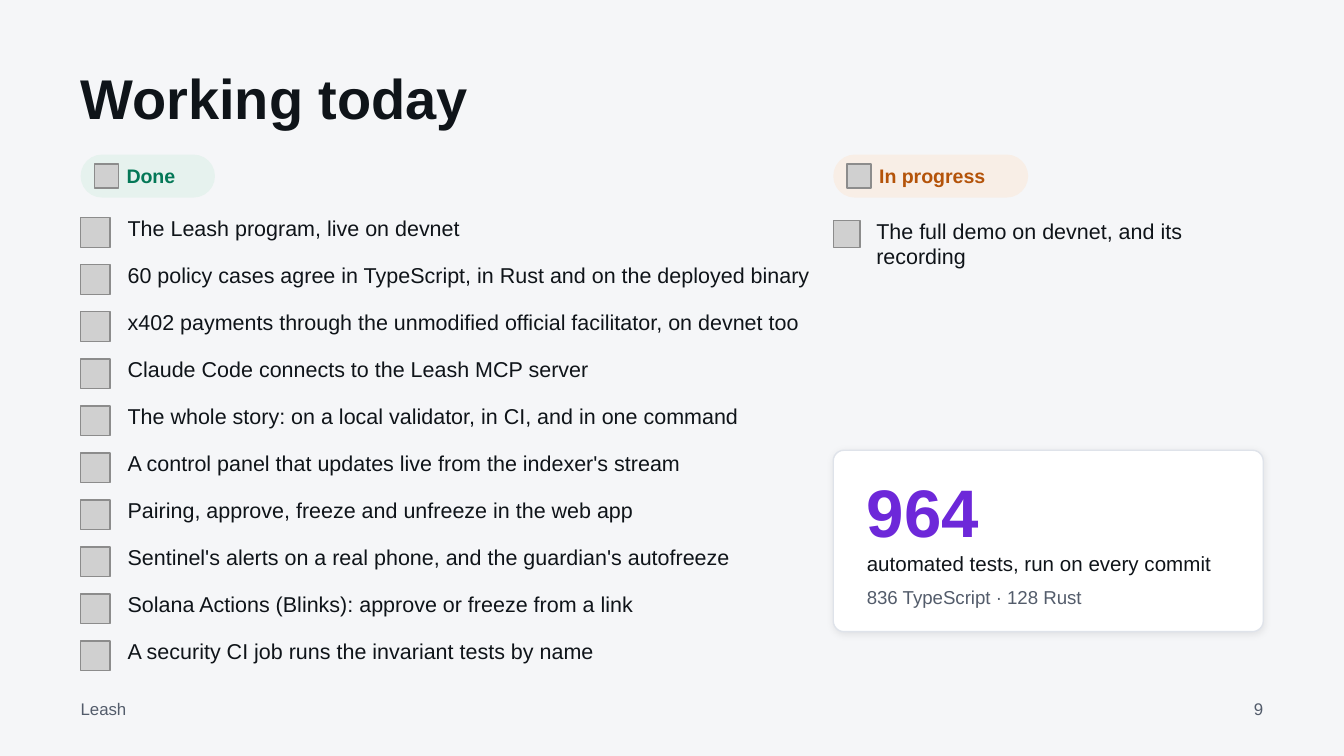
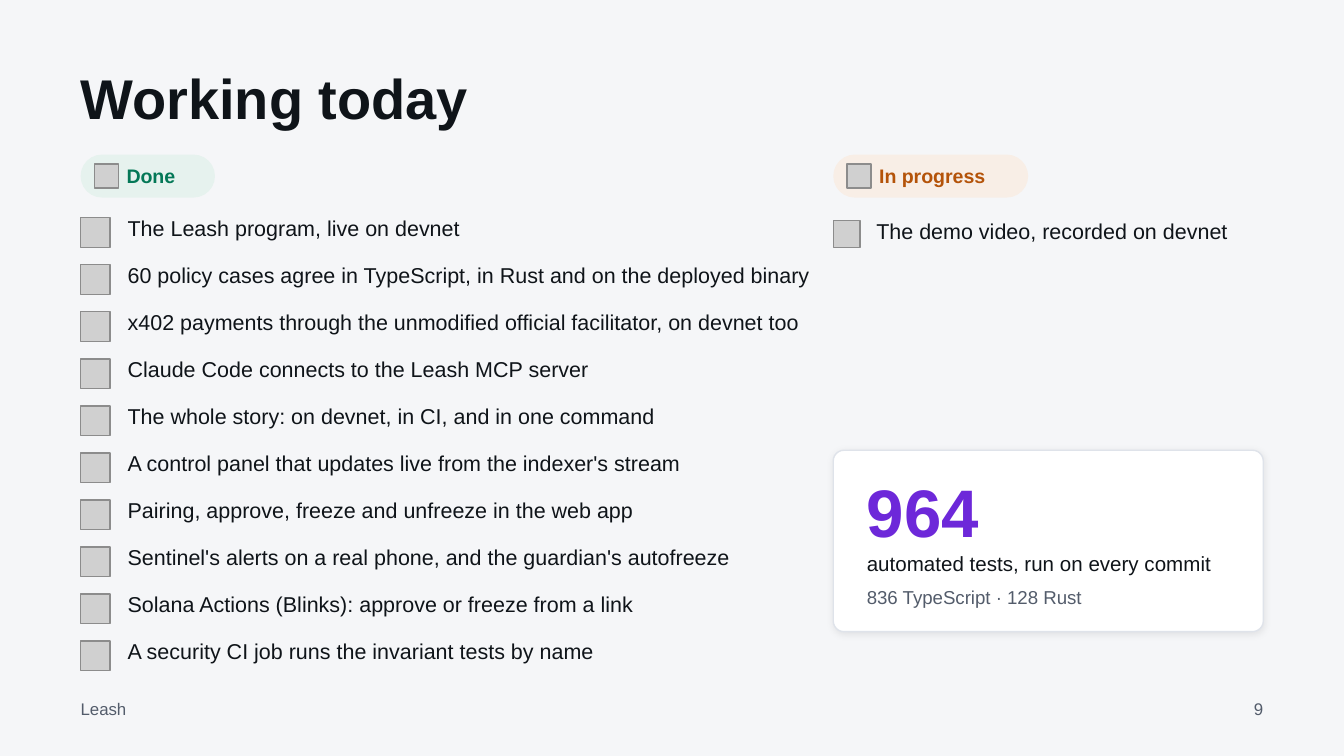
Before and after one commit to parthdeshmukh488-ops/hub, a slide deck: slide 9 of docs/pitch/leash-deck.pptx. Drawn at 1344x756 pixels with LibreOffice and Linux fonts; fonts in the diff are those of the drawing; grey boxes stand for pictures. Boxes give left, top, right and bottom in pixels: in the first picture for what was removed or moved away, otherwise in the second. Text is boxed around its words. In the diff, an @@ line names an element or a change of style, - is before the commit and + after.

```diff
--- a/docs/pitch/leash-deck.pptx
+++ b/docs/pitch/leash-deck.pptx
@@ text at (x1=876, y1=223, x2=1228, y2=242): text changed @@
-The full demo on devnet, and its recording
+The demo video, recorded on devnet
@@ text at (x1=128, y1=408, x2=654, y2=429): text changed @@
-The whole story: on a local validator, in CI, and in one command
+The whole story: on devnet, in CI, and in one command
```
Also in this commit, not shown: 1 other slide changed, 8 other files.
